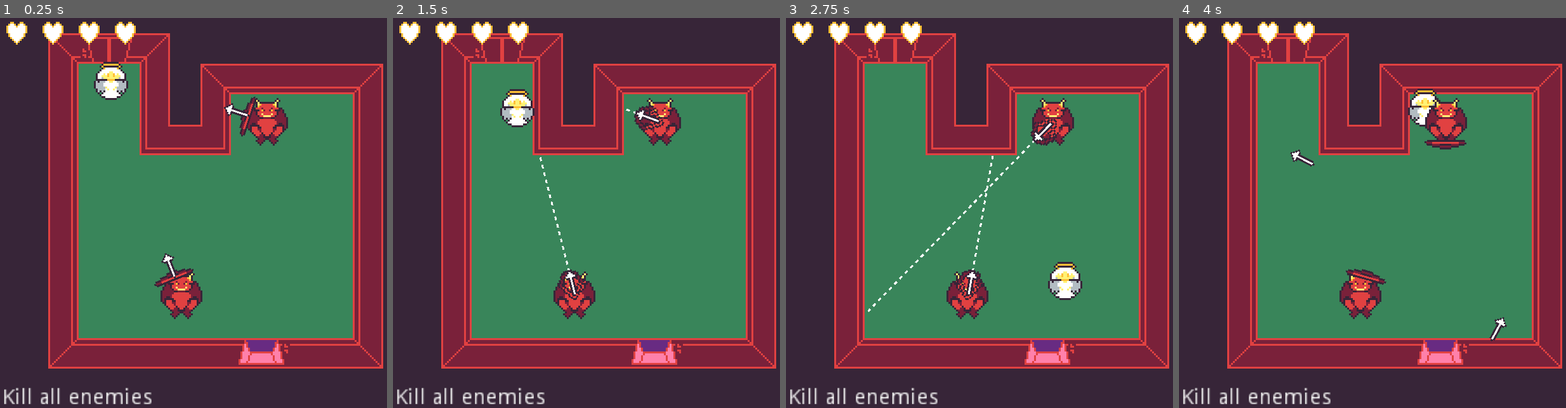
Above: before the commit, frames 1-4 (left to right).
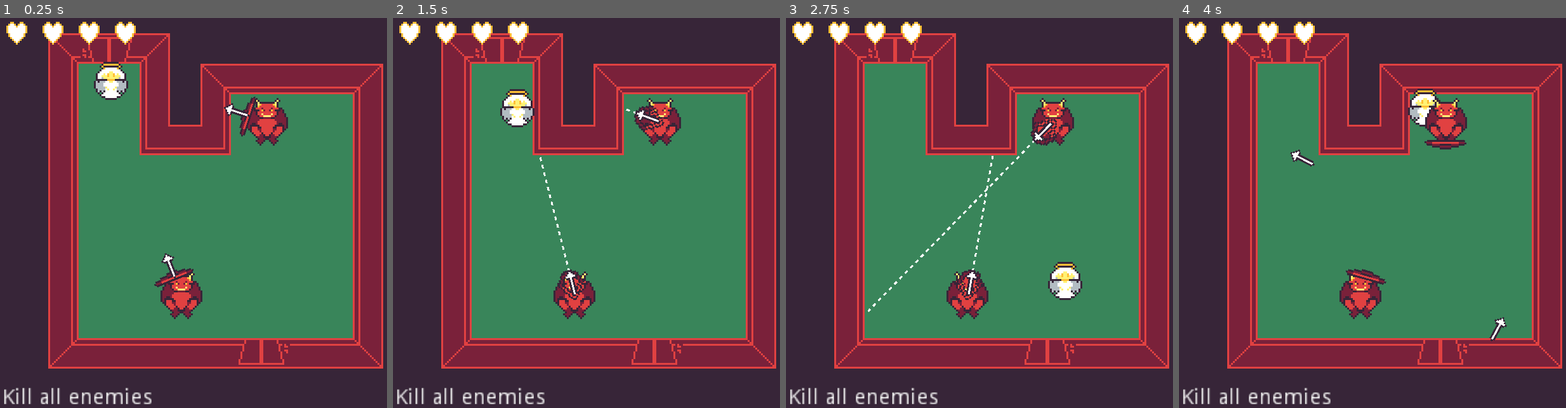
Above: after the commit, the same moments.

Repository: rthurmed/DiveIntoHell
Game: Godot game, scene res://src/levels/Main.tscn
The game is run twice, just before and just after one commit, with the same random seed, the same clock (stepped at 60 frames per second) and the same inputs. Before the commit the project starts from res://src/Main.tscn.
Inputs:
- Up to frame 1 (0.25 s): no input
- Up to frame 2 (1.5 s): hold D (player_right) 0.53-1.28 s; hold S (player_down) from 1.28 s (still down)
- Up to frame 3 (2.75 s): release S (player_down) at 2.03 s; hold D (player_right) from 2.03 s (still down)
- Up to frame 4 (4 s): release D (player_right) at 2.78 s; hold W (player_up) 2.78-3.53 s; hold A (player_left) from 3.53 s (still down)

The runs differ from the first frame. In frame 1, 0.5% of the frame differs, in the area x 62-73%, y 82-89%; in frame 2, 0.5%; in frame 3, 0.5%; in frame 4, 0.5%.

Commit message:
Implemented base level node

Diff:
--- a/assets/room_tileset.tres
+++ b/assets/room_tileset.tres
@@ -137,3 +137,17 @@
 "shape_transform": Transform2D( 1, 0, 0, 1, 0, 0 )
 } ]
 5/z_index = 0
+6/name = "diagonal room-tiles.png 6"
+6/texture = ExtResource( 1 )
+6/tex_offset = Vector2( 0, 0 )
+6/modulate = Color( 1, 1, 1, 1 )
+6/region = Rect2( 112, 16, 16, 16 )
+6/tile_mode = 0
+6/occluder_offset = Vector2( 0, 0 )
+6/navigation_offset = Vector2( 0, 0 )
+6/shape_offset = Vector2( 0, 0 )
+6/shape_transform = Transform2D( 1, 0, 0, 1, 0, 0 )
+6/shape_one_way = false
+6/shape_one_way_margin = 0.0
+6/shapes = [  ]
+6/z_index = 0
--- a/project.godot
+++ b/project.godot
@@ -33,7 +33,7 @@
 [application]
 
 config/name="DiveIntoHell"
-run/main_scene="res://src/Main.tscn"
+run/main_scene="res://src/levels/Main.tscn"
 config/icon="res://icon.png"
 
 [autoload]
--- a/src/enemy/devil/Devil.gd
+++ b/src/enemy/devil/Devil.gd
@@ -18,6 +18,8 @@
 
 # warning-ignore:unused_signal
 signal shoot
+# warning-ignore:unused_signal
+signal death
 
 # TODO: Enemy base class with common functions
 
--- a/src/enemy/devil/Devil.tscn
+++ b/src/enemy/devil/Devil.tscn
@@ -278,7 +278,7 @@
 "values": [ true ]
 }
 
-[node name="Devil" type="KinematicBody2D"]
+[node name="Devil" type="KinematicBody2D" groups=["enemy"]]
 collision_layer = 4
 collision_mask = 0
 script = ExtResource( 3 )
--- a/src/enemy/devil/state/Death.gd
+++ b/src/enemy/devil/state/Death.gd
@@ -16,4 +16,6 @@
 func _on_AnimationPlayer_animation_finished(anim_name):
 	if not active() or not anim_name == ANIMATION_NAME:
 		return
+
+	owner.emit_signal('death')
 	owner.queue_free()
--- /dev/null
+++ b/src/levels/Level.gd
@@ -0,0 +1,40 @@
+extends YSort
+
+
+export var next_scene: PackedScene
+export var path_door_exit: NodePath
+export var path_player: NodePath
+
+onready var door_exit = get_node(path_door_exit)
+onready var player = get_node(path_player)
+onready var animation = $AnimationPlayer
+
+var remaining_enemies = 0
+
+
+func _ready():
+	var enemies = get_tree().get_nodes_in_group('enemy')
+	remaining_enemies = len(enemies)
+	for enemy in enemies:
+		var _ok = enemy.connect('death', self, '_on_Enemy_death')
+
+	player.connect('death', self, '_on_Player_death')
+
+
+func open_exit_door():
+	door_exit.set_opened(true)
+
+
+func go_to_next():
+	if not next_scene: return
+	var _ok = get_tree().change_scene_to(next_scene)
+
+
+func _on_Enemy_death():
+	remaining_enemies -= 1
+	if remaining_enemies <= 0:
+		animation.play("gamewin")
+
+
+func _on_Player_death():
+	animation.play("gameover")
--- /dev/null
+++ b/src/levels/Level.tscn
@@ -0,0 +1,125 @@
+[gd_scene load_steps=8 format=2]
+
+[ext_resource path="res://src/levels/Level.gd" type="Script" id=1]
+[ext_resource path="res://assets/sfx/little-robot-sound-factory/Horror Sound Library/Jingle_Lose_00.wav" type="AudioStream" id=2]
+[ext_resource path="res://assets/sfx/little-robot-sound-factory/Horror Sound Library/Gate_Open_00.wav" type="AudioStream" id=3]
+[ext_resource path="res://assets/sfx/little-robot-sound-factory/Horror Sound Library/Jingle_Achievement_00.wav" type="AudioStream" id=4]
+
+[sub_resource type="Animation" id=2]
+length = 0.001
+tracks/0/type = "value"
+tracks/0/path = NodePath("Sound/GameOver:playing")
+tracks/0/interp = 1
+tracks/0/loop_wrap = true
+tracks/0/imported = false
+tracks/0/enabled = true
+tracks/0/keys = {
+"times": PoolRealArray( 0 ),
+"transitions": PoolRealArray( 1 ),
+"update": 0,
+"values": [ false ]
+}
+tracks/1/type = "value"
+tracks/1/path = NodePath("Sound/GameWin:playing")
+tracks/1/interp = 1
+tracks/1/loop_wrap = true
+tracks/1/imported = false
+tracks/1/enabled = true
+tracks/1/keys = {
+"times": PoolRealArray( 0 ),
+"transitions": PoolRealArray( 1 ),
+"update": 0,
+"values": [ false ]
+}
+tracks/2/type = "value"
+tracks/2/path = NodePath("Sound/DoorOpen:playing")
+tracks/2/interp = 1
+tracks/2/loop_wrap = true
+tracks/2/imported = false
+tracks/2/enabled = true
+tracks/2/keys = {
+"times": PoolRealArray( 0 ),
+"transitions": PoolRealArray( 1 ),
+"update": 0,
+"values": [ false ]
+}
+
+[sub_resource type="Animation" id=1]
+resource_name = "gameover"
+length = 4.0
+tracks/0/type = "value"
+tracks/0/path = NodePath("Sound/GameOver:playing")
+tracks/0/interp = 1
+tracks/0/loop_wrap = true
+tracks/0/imported = false
+tracks/0/enabled = true
+tracks/0/keys = {
+"times": PoolRealArray( 0 ),
+"transitions": PoolRealArray( 1 ),
+"update": 1,
+"values": [ true ]
+}
+
+[sub_resource type="Animation" id=3]
+resource_name = "gamewin"
+length = 3.5
+tracks/0/type = "value"
+tracks/0/path = NodePath("Sound/GameWin:playing")
+tracks/0/interp = 1
+tracks/0/loop_wrap = true
+tracks/0/imported = false
+tracks/0/enabled = true
+tracks/0/keys = {
+"times": PoolRealArray( 0.6 ),
+"transitions": PoolRealArray( 1 ),
+"update": 1,
+"values": [ true ]
+}
+tracks/1/type = "value"
+tracks/1/path = NodePath("Sound/DoorOpen:playing")
+tracks/1/interp = 1
+tracks/1/loop_wrap = true
+tracks/1/imported = false
+tracks/1/enabled = true
+tracks/1/keys = {
+"times": PoolRealArray( 0 ),
+"transitions": PoolRealArray( 1 ),
+"update": 1,
+"values": [ true ]
+}
+tracks/2/type = "method"
+tracks/2/path = NodePath(".")
+tracks/2/interp = 1
+tracks/2/loop_wrap = true
+tracks/2/imported = false
+tracks/2/enabled = true
+tracks/2/keys = {
+"times": PoolRealArray( 0, 3.5 ),
+"transitions": PoolRealArray( 1, 1 ),
+"values": [ {
+"args": [  ],
+"method": "open_exit_door"
+}, {
+"args": [  ],
+"method": "go_to_next"
+} ]
+}
+
+[node name="Level" type="YSort"]
+script = ExtResource( 1 )
+
+[node name="Sound" type="Node" parent="."]
+
+[node name="GameOver" type="AudioStreamPlayer" parent="Sound"]
+stream = ExtResource( 2 )
+
+[node name="GameWin" type="AudioStreamPlayer" parent="Sound"]
+stream = ExtResource( 4 )
+
+[node name="DoorOpen" type="AudioStreamPlayer" parent="Sound"]
+stream = ExtResource( 3 )
+
+[node name="AnimationPlayer" type="AnimationPlayer" parent="."]
+anims/RESET = SubResource( 2 )
+anims/gameover = SubResource( 1 )
+anims/gamewin = SubResource( 3 )
--- a/src/Main.tscn
+++ b/src/levels/Main.tscn
@@ -1,14 +1,14 @@
-[gd_scene load_steps=5 format=2]
+[gd_scene load_steps=6 format=2]
 
 [ext_resource path="res://assets/room_tileset.tres" type="TileSet" id=1]
 [ext_resource path="res://src/world/Door.tscn" type="PackedScene" id=2]
-[ext_resource path="res://src/player/Player.tscn" type="PackedScene" id=3]
-[ext_resource path="res://src/enemy/devil/Devil.tscn" type="PackedScene" id=4]
+[ext_resource path="res://src/levels/Level.tscn" type="PackedScene" id=3]
+[ext_resource path="res://src/player/Player.tscn" type="PackedScene" id=4]
+[ext_resource path="res://src/enemy/devil/Devil.tscn" type="PackedScene" id=5]
 
-[node name="Main" type="YSort"]
+[node name="Main" type="Node2D"]
 
 [node name="TileMap" type="TileMap" parent="."]
-z_index = -200
 tile_set = ExtResource( 1 )
 cell_size = Vector2( 16, 16 )
 format = 1
@@ -16,21 +16,22 @@
 
 [node name="DoorEnter" parent="." instance=ExtResource( 2 )]
 position = Vector2( 64, 32 )
-z_index = -200
 
 [node name="DoorExit" parent="." instance=ExtResource( 2 )]
 position = Vector2( 144, 176 )
 rotation = -3.14159
-z_index = -200
-opened = true
 
-[node name="Player" parent="." instance=ExtResource( 3 )]
+[node name="Level" parent="." instance=ExtResource( 3 )]
+path_door_exit = NodePath("../DoorExit")
+path_player = NodePath("Player")
+
+[node name="Player" parent="Level" instance=ExtResource( 4 )]
 position = Vector2( 65, 50 )
 
-[node name="Devil1" parent="." instance=ExtResource( 4 )]
+[node name="Devil1" parent="Level" instance=ExtResource( 5 )]
 position = Vector2( 147, 74 )
 path_target = NodePath("../Player")
 
-[node name="Devil2" parent="." instance=ExtResource( 4 )]
+[node name="Devil2" parent="Level" instance=ExtResource( 5 )]
 position = Vector2( 102, 165 )
 path_target = NodePath("../Player")
--- a/src/player/Player.gd
+++ b/src/player/Player.gd
@@ -8,9 +8,13 @@
 export var life_max = 4
 
 onready var state_machine = $StateMachine
+onready var animation = $AnimationPlayer
 
 var movement = Vector2.ZERO
 var life = life_max
+
+# warning-ignore:unused_signal
+signal death
 
 
 func capture_movement_input():
--- a/src/player/Player.tscn
+++ b/src/player/Player.tscn
@@ -14,7 +14,38 @@
 [sub_resource type="CircleShape2D" id=1]
 radius = 8.0
 
-[node name="Player" type="KinematicBody2D"]
+[sub_resource type="Animation" id=3]
+length = 0.001
+tracks/0/type = "value"
+tracks/0/path = NodePath("Sound/Death:playing")
+tracks/0/interp = 1
+tracks/0/loop_wrap = true
+tracks/0/imported = false
+tracks/0/enabled = true
+tracks/0/keys = {
+"times": PoolRealArray( 0 ),
+"transitions": PoolRealArray( 1 ),
+"update": 0,
+"values": [ false ]
+}
+
+[sub_resource type="Animation" id=2]
+resource_name = "death"
+length = 1.5
+tracks/0/type = "value"
+tracks/0/path = NodePath("Sound/Death:playing")
+tracks/0/interp = 1
+tracks/0/loop_wrap = true
+tracks/0/imported = false
+tracks/0/enabled = true
+tracks/0/keys = {
+"times": PoolRealArray( 0 ),
+"transitions": PoolRealArray( 1 ),
+"update": 1,
+"values": [ true ]
+}
+
+[node name="Player" type="KinematicBody2D" groups=["player"]]
 collision_layer = 2
 script = ExtResource( 3 )
 
@@ -75,3 +106,9 @@
 [node name="Death" type="AudioStreamPlayer" parent="Sound"]
 stream = ExtResource( 10 )
 volume_db = -8.0
+
+[node name="AnimationPlayer" type="AnimationPlayer" parent="."]
+anims/RESET = SubResource( 3 )
+anims/death = SubResource( 2 )
+
+[connection signal="animation_finished" from="AnimationPlayer" to="StateMachine/Death" method="_on_AnimationPlayer_animation_finished"]
--- a/src/player/state/Death.gd
+++ b/src/player/state/Death.gd
@@ -1,3 +1,15 @@
 extends State
 
-# TODO
+
+const ANIMATION_NAME = 'death'
+
+
+func enter():
+	owner.animation.play(ANIMATION_NAME)
+
+
+func _on_AnimationPlayer_animation_finished(anim_name):
+	if not active() or not anim_name == ANIMATION_NAME:
+		return
+
+	owner.emit_signal('death')
--- a/src/player/state/Hit.gd
+++ b/src/player/state/Hit.gd
@@ -5,7 +5,6 @@
 
 onready var container_life = $"%ContainerLife"
 onready var sound_hit = $"../../Sound/Hit"
-onready var sound_death = $"../../Sound/Death"
 
 func _ready():
 	# create UI
@@ -25,7 +24,6 @@
 		container_life.get_child(child_idx).set_value(active)
 
 	if owner.life <= 0:
-		sound_death.play()
 		transition('Death')
 		return
 
Not shown: 1 places in src/player/Player.tscn that only renumber resources
